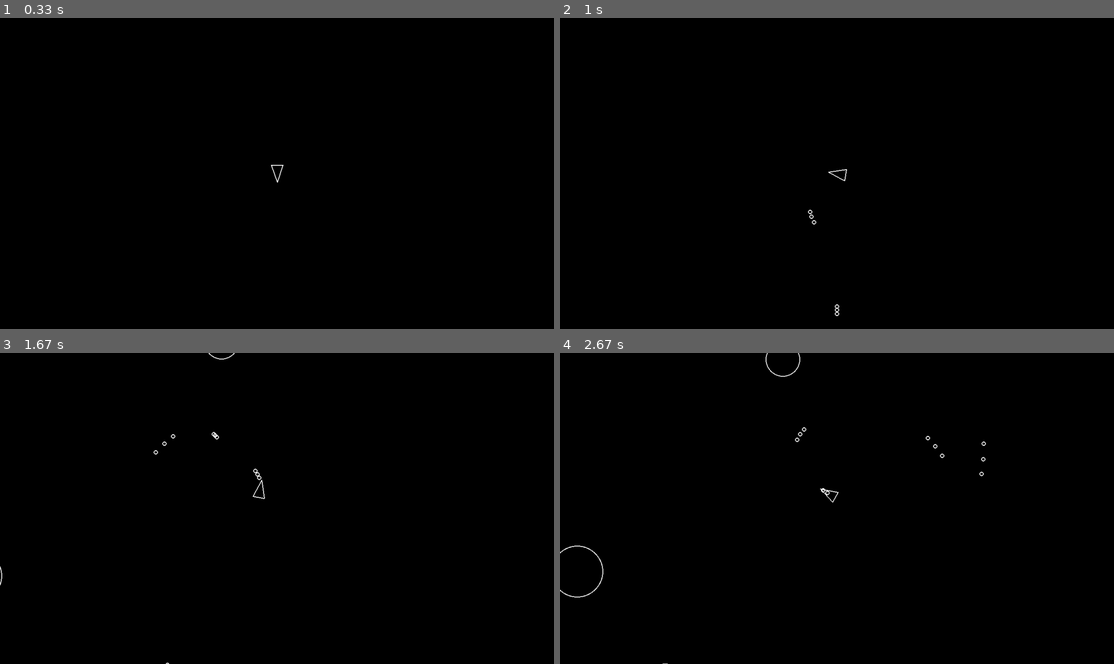
Above: before the commit, frames 1-4 (two rows, left to right).
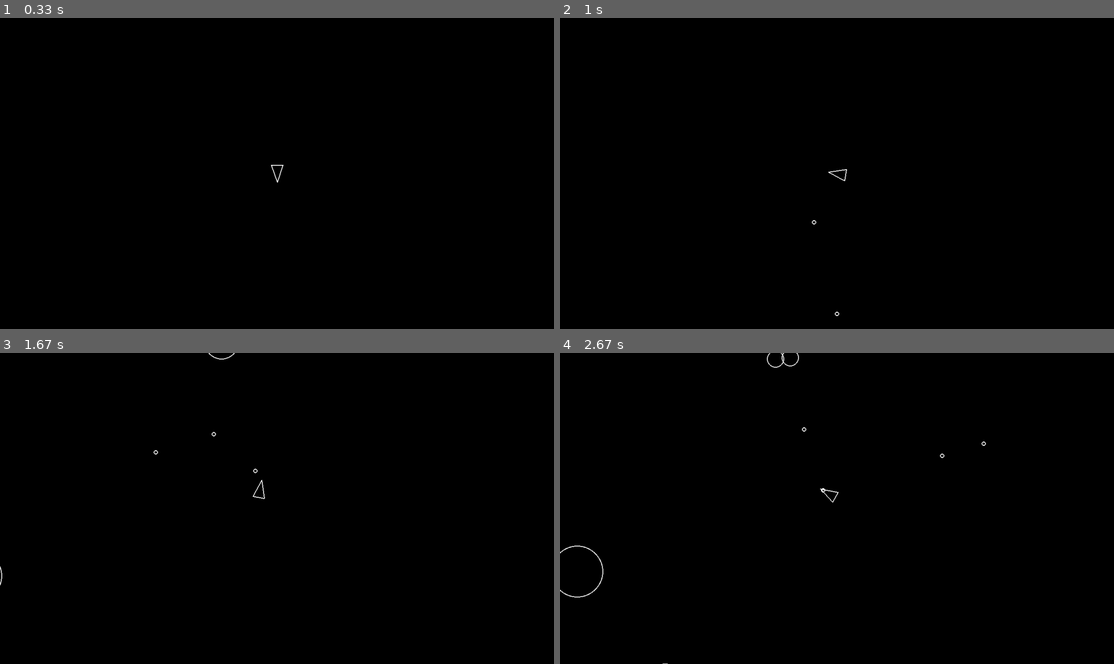
Above: after the commit, the same moments.

Repository: jaggasaurus-rex/asteroids_boot
Game: pygame game, started from main.py
The game is run twice, just before and just after one commit, with the same random seed, the same clock (stepped at 60 frames per second) and the same inputs.
Inputs:
- Up to frame 1 (0.33 s): no input
- Up to frame 2 (1 s): tap Space at 0.33, 0.73 s; hold D from 0.67 s (still down)
- Up to frame 3 (1.67 s): tap Space at 1.03, 1.23, 1.57 s; release D at 1.13 s; hold W 1.17-1.47 s; hold D from 1.5 s (still down)
- Up to frame 4 (2.67 s): tap Space at 1.87, 2.07, 2.37, 2.63 s; release D at 1.97 s; hold A 2-2.53 s; hold S from 2.57 s (still down)

Frame 1 is identical in both runs. In frame 2, less than 0.1% of the frame differs, in the area x 44-51%, y 61-95%; in frame 3, less than 0.1%; in frame 4, 0.2%, in the area x 37-77%, y 0-46%.

Commit message:
Final asteroids class work

Diff:
--- /dev/null
+++ b/_test_pygame.py
@@ -0,0 +1,2 @@
+import pygame
+print(pygame.version.ver)
--- a/asteroid.py
+++ b/asteroid.py
@@ -1,6 +1,8 @@
 import pygame
 from circleshape import CircleShape
 from constants import *
+from logger import log_event
+import random
 
 class Asteroid(CircleShape):
     def __init__(self, x, y, radius):
@@ -11,3 +13,23 @@
 
     def update(self, dt):
         self.position += self.velocity * dt
+
+    def split(self):
+        self.kill()
+        if self.radius <= ASTEROID_MIN_RADIUS:
+            return
+        log_event("asteroid_split")
+
+        spawn_angle = random.uniform(20, 50)
+
+        original_vector = self.velocity
+        new_vector_1 = original_vector.rotate(spawn_angle)
+        new_vector_2 = original_vector.rotate(- spawn_angle)
+
+        new_radius = self.radius - ASTEROID_MIN_RADIUS
+
+        asteroid_1 = Asteroid(self.position.x, self.position.y, new_radius)
+        asteroid_2 = Asteroid(self.position.x, self.position.y, new_radius)
+
+        asteroid_1.velocity = new_vector_1 * 1.2
+        asteroid_2.velocity = new_vector_2 * 1.2
--- a/main.py
+++ b/main.py
@@ -42,6 +42,13 @@
                 print("Game over!")
                 sys.exit()
 
+        for asteroid in asteroids:
+            for shot in shots:
+                if asteroid.collides_with(shot):
+                    log_event("asteroid_shot")
+                    shot.kill()
+                    asteroid.split()
+
         screen.fill("black")
 
         for obj in drawable:
--- a/player.py
+++ b/player.py
@@ -25,6 +25,7 @@
 
     def update(self, dt):
         keys = pygame.key.get_pressed()
+        self.shot_cooldown -= dt
 
         if keys[pygame.K_a]:
             self.rotate(-dt)
@@ -36,9 +37,9 @@
             self.move(-dt)
         if keys[pygame.K_SPACE]:
             if self.shot_cooldown > 0:
-                pass
+                return
+            self.shot_cooldown = PLAYER_SHOOT_COOLDOWN_SECONDS
             self.shoot()
-            self.shot_cooldown = PLAYER_SHOOT_COOLDOWN_SECONDS
 
         self.shot_cooldown -= dt
 
